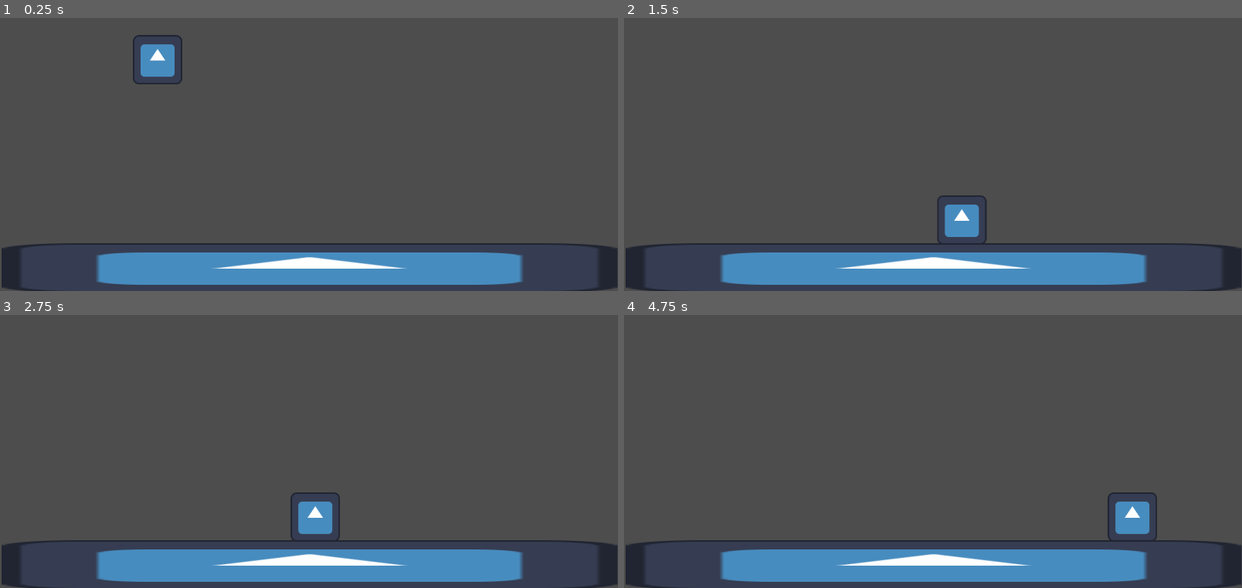
Above: before the commit, frames 1-4 (two rows, left to right).
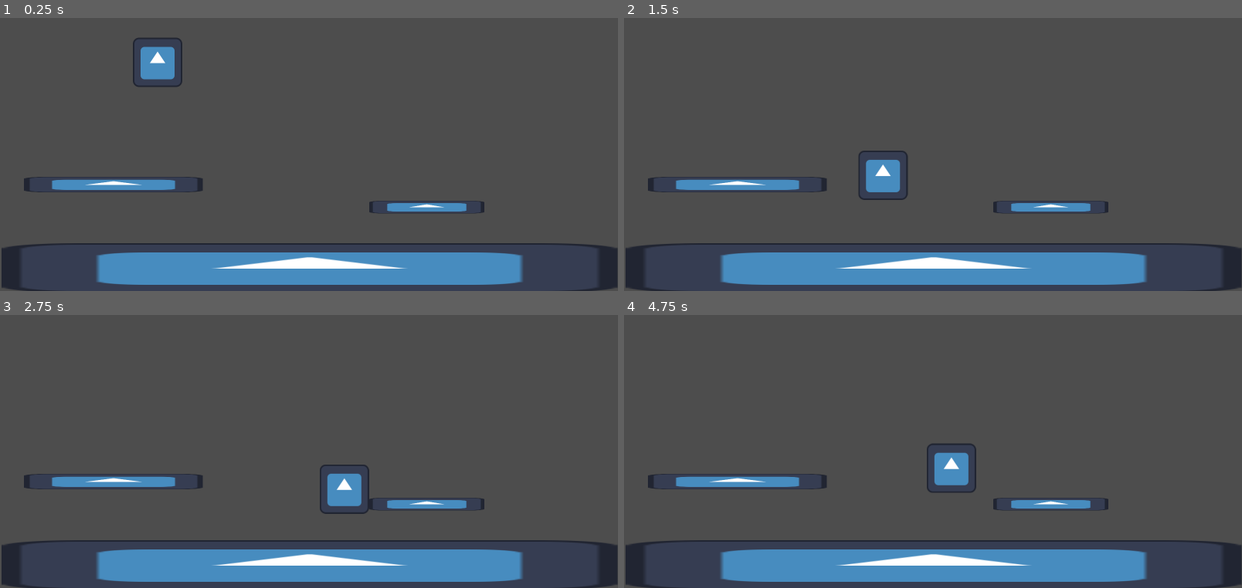
Above: after the commit, the same moments.

Repository: macmist/incremental-game
Game: Godot game, scene res://Scenes/Forest.tscn
The game is run twice, just before and just after one commit, with the same random seed, the same clock (stepped at 60 frames per second) and the same inputs. This scene is started directly instead of the project's main scene. The engine's default icon, where the game draws it, is replaced by a stand-in: a white triangle on a blue panel in a dark square.
Inputs (mouse positions are in pixels of both pictures, inside the frame that each line leads up to):
- Up to frame 1 (0.25 s): no input
- Up to frame 2 (1.5 s): tap Enter (ui_accept) at 0.5 s; move the mouse to (1068, 99) at 0.52 s; hold Space (jump) 0.53-1.28 s; hold Right (move_right) from 0.53 s (still down); click (1068, 99) at 0.67 s; move the mouse to (809, 135) at 1.27 s; tap Space (jump) at 1.35 s
- Up to frame 3 (2.75 s): tap Space (jump) at 1.52, 1.82 s; move the mouse to (370, 336) at 2.02 s; release Right (move_right) at 2.03 s; hold Left (move_left) from 2.03 s (still down); hold Space (jump) from 2.03 s (still down)
- Up to frame 4 (4.75 s): move the mouse to (902, 484) at 2.77 s; release Left (move_left) at 2.78 s; release Space (jump) at 2.78 s; hold Right (move_right) 2.78-4.28 s; tap Space (jump) at 2.85, 3.02, 3.32, 4.35, 4.52 s; click (902, 484) at 2.92 s; move the mouse to (1118, 467) at 3.52 s; hold Space (jump) 3.53-4.28 s; move the mouse to (747, 361) at 4.27 s; hold Left (move_left) from 4.28 s (still down)

The runs differ from the first frame. In frame 1, 1.9% of the frame differs, in the area x 3-79%, y 6-72%; in frame 2, 3.2%, in the area x 3-79%, y 48-83%; in frame 3, 3.1%; in frame 4, 3.2%.

Commit message:
chore: acceleration

Diff:
--- /dev/null
+++ b/Components/JumpComponent.tscn
@@ -0,0 +1,6 @@
+[gd_scene load_steps=2 format=3 uid="uid://ddl5v0wyqjuwj"]
+
+[ext_resource type="Script" path="res://Components/jump_component.gd" id="1_7ax3d"]
+
+[node name="JumpComponent" type="Node"]
+script = ExtResource("1_7ax3d")
--- /dev/null
+++ b/Components/Platform.tscn
@@ -0,0 +1,15 @@
+[gd_scene load_steps=3 format=3 uid="uid://c531rv7qckd6x"]
+
+[ext_resource type="Texture2D" uid="uid://ce8x3m5rxfqa4" path="res://icon.svg" id="1_3cwq8"]
+
+[sub_resource type="RectangleShape2D" id="RectangleShape2D_edn7n"]
+size = Vector2(121, 121)
+
+[node name="Platform" type="Sprite2D"]
+texture = ExtResource("1_3cwq8")
+
+[node name="StaticBody2D" type="StaticBody2D" parent="."]
+
+[node name="CollisionShape2D" type="CollisionShape2D" parent="StaticBody2D"]
+position = Vector2(0.5, -0.5)
+shape = SubResource("RectangleShape2D_edn7n")
--- /dev/null
+++ b/Components/jump_component.gd
@@ -0,0 +1,15 @@
+extends Node
+class_name JumpComponent
+
+
+@export_subgroup("Settings")
+@export var jump_velocity: float = -550.0
+
+var is_jumping: bool = false
+
+
+func handle_jump(body: CharacterBody2D, want_to_jump: bool) -> void:
+	if want_to_jump and body.is_on_floor():
+		body.velocity.y = jump_velocity
+
+	is_jumping = body.velocity.y < 0 and !body.is_on_floor()
--- a/Scenes/Forest.tscn
+++ b/Scenes/Forest.tscn
@@ -1,10 +1,12 @@
-[gd_scene load_steps=8 format=3 uid="uid://bc2ydvv21y42o"]
+[gd_scene load_steps=10 format=3 uid="uid://bc2ydvv21y42o"]
 
 [ext_resource type="Texture2D" uid="uid://ce8x3m5rxfqa4" path="res://icon.svg" id="1_b6jq6"]
 [ext_resource type="Script" path="res://Scripts/player.gd" id="1_enrbd"]
 [ext_resource type="Script" path="res://Scripts/gravity_component.gd" id="2_os32o"]
 [ext_resource type="Script" path="res://Scripts/input_component.gd" id="4_rdlli"]
 [ext_resource type="Script" path="res://Scripts/movement_component.gd" id="5_vtk3c"]
+[ext_resource type="Script" path="res://Components/jump_component.gd" id="6_s0t03"]
+[ext_resource type="PackedScene" uid="uid://c531rv7qckd6x" path="res://Components/Platform.tscn" id="7_scfsq"]
 
 [sub_resource type="CapsuleShape2D" id="CapsuleShape2D_ci84u"]
 radius = 61.0
@@ -15,12 +17,13 @@
 
 [node name="Forest" type="Node2D"]
 
-[node name="Player" type="CharacterBody2D" parent="." node_paths=PackedStringArray("gravity_component", "input_component", "movement_component")]
+[node name="Player" type="CharacterBody2D" parent="." node_paths=PackedStringArray("gravity_component", "input_component", "movement_component", "jump_component")]
 position = Vector2(408, 267)
 script = ExtResource("1_enrbd")
 gravity_component = NodePath("GravityComponent")
 input_component = NodePath("InputComponent")
 movement_component = NodePath("MovementComponent")
+jump_component = NodePath("JumpComponent")
 
 [node name="Sprite2D" type="Sprite2D" parent="Player"]
 texture = ExtResource("1_b6jq6")
@@ -37,7 +40,9 @@
 
 [node name="MovementComponent" type="Node" parent="Player"]
 script = ExtResource("5_vtk3c")
-speed = 500.0
+
+[node name="JumpComponent" type="Node" parent="Player"]
+script = ExtResource("6_s0t03")
 
 [node name="Floor" type="Sprite2D" parent="."]
 position = Vector2(801.5, 840)
@@ -49,3 +54,11 @@
 [node name="CollisionShape2D" type="CollisionShape2D" parent="Floor/StaticBody2D"]
 position = Vector2(-0.0802612, 0.5)
 shape = SubResource("RectangleShape2D_c0l8h")
+
+[node name="Platform" parent="." instance=ExtResource("7_scfsq")]
+position = Vector2(294, 624)
+scale = Vector2(3.61719, 0.3125)
+
+[node name="Platform2" parent="." instance=ExtResource("7_scfsq")]
+position = Vector2(1105, 682.5)
+scale = Vector2(2.32812, 0.257812)
--- a/Scripts/gravity_component.gd
+++ b/Scripts/gravity_component.gd
@@ -3,7 +3,7 @@
 
 
 @export_subgroup("Settings")
-@export var gravity: float = 1000.0
+@export var gravity: float = 1200.0
 
 
 var is_falling: bool = false
--- a/Scripts/input_component.gd
+++ b/Scripts/input_component.gd
@@ -8,4 +8,4 @@
 	input_horizontal = Input.get_axis("move_left","move_right")
 
 func get_jump_input() -> bool:
-	return Input.is_action_pressed("jump")
+	return Input.is_action_just_pressed("jump")
--- a/Scripts/movement_component.gd
+++ b/Scripts/movement_component.gd
@@ -3,8 +3,18 @@
 
 
 @export_subgroup("Settings")
-@export var speed: float = 100
+@export var speed: float = 500
+@export var ground_acceleration_speed: float = 10.0
+@export var ground_deceleration_speed: float = 25.0
+@export var air_acceleration_speed: float = 10.0
+@export var air_deceleration_speed: float = 3.0
 
 func handle_horizontal_movement(body: CharacterBody2D, direction: float) -> void:
-	body.velocity.x = direction * speed
-	print(direction * speed)
+	#body.velocity.x = direction * speed
+	var velocity_change_speed: float = 0.0
+	if body.is_on_floor():
+		velocity_change_speed = ground_acceleration_speed if direction != 0 else ground_deceleration_speed
+	else:
+		velocity_change_speed = air_acceleration_speed if direction != 0 else air_deceleration_speed
+
+	body.velocity.x = move_toward(body.velocity.x, direction * speed, velocity_change_speed)
--- a/Scripts/player.gd
+++ b/Scripts/player.gd
@@ -5,11 +5,12 @@
 @export var gravity_component: GravityComponent
 @export var input_component: InputComponent
 @export var movement_component: MovementComponent
+@export var jump_component: JumpComponent
 
 func _physics_process(delta: float) -> void:
 	gravity_component.handle_gravity(self, delta)
 	movement_component.handle_horizontal_movement(self, input_component.input_horizontal)
-
+	jump_component.handle_jump(self, input_component.get_jump_input())
 	move_and_slide()
 
 #const SPEED = 300.0
